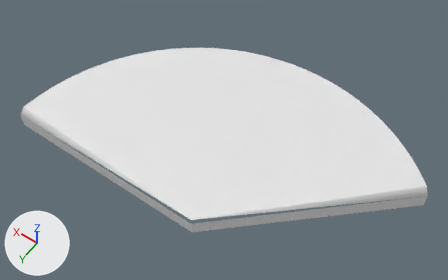
Renders of the OBJ model Assets/Models/Slice38.obj from each side of a commit.
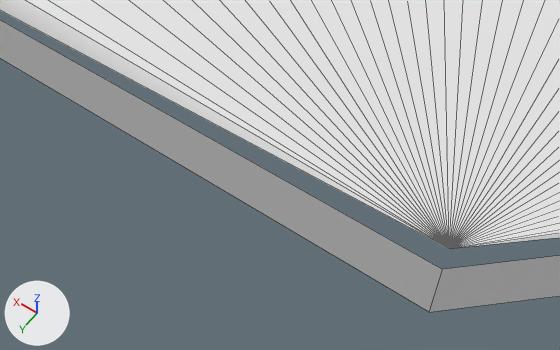
Old and new are each drawn whole from a 50 mm lens placed at (-0.861, 0.975, 2.179), pointed at (0.16, -0.455, -0.068) and again close up from a 50 mm lens placed at (-0.081, 0.332, 0.495), pointed at (0.137, 0.027, 0.016). Arrows for +X, +Y and +Z are at lower left; the lights stay in place. The close-ups show mesh edges as thin lines. Where no turn or scale is listed for an object, it has been applied to the vertices.

Objects in the first close-up: 'Slice38'.
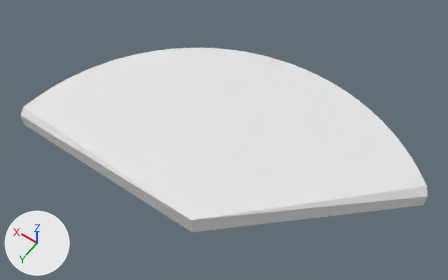
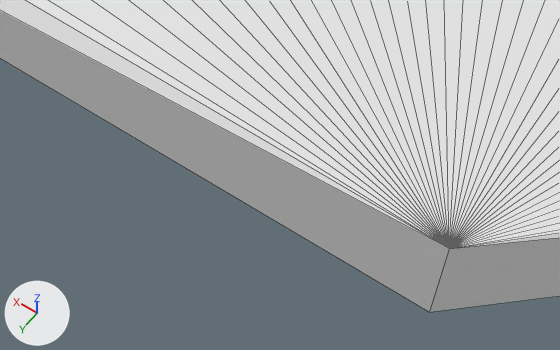
The change, as JSON lines over the scene's bpy script:
```json
{"block": "me_slice38", "where": "me_slice38.from_pydata(...)  # 46 vertices, 42 faces; spans x -0.73..1.0, y -1.0..0.0, z -0.1..0.0"}
{"block": "me_slice38", "where": "# used by ob_slice38; location = (0.0, 0.0, 0.0)"}
{"block": "me_slice38", "where": "# verts and faces of me_slice38; kept vertices keep their numbers, new ones are numbered from 46"}
{"block": "me_slice38", "where": "# before: 0 (0.0, 0.0, 0.0) at pixel (449, 248), 2 (1.0, 0.0, -0.03), 41 (-0.73, -0.68, -0.03), 42 (0.0, 0.0, -0.1) at pixel (429, 312), 43 (0.0, 0.0, -0.03) at pixel (442, 269)"}
{"block": "me_slice38", "where": "# before: 44 (1.0, 0.0, -0.1), 45 (-0.73, -0.68, -0.1)"}
{"block": "me_slice38", "change": "me_slice38 part 1"}
{"op": "add", "block": "me_slice38", "code": "delete_vertices([43])  # with the faces that use them"}
{"op": "add", "block": "me_slice38", "code": "faces += [(0, 2, 44, 42), (0, 42, 45, 41)]"}
```

What differs and where, as boxes (x1, y1, x2, y2) in the close-ups (560 x 350 px; the box of a moved part takes in the faces that stretch with it):
```json
{"part": 1, "of": "me_slice38", "change": "moved or reshaped", "before": [0, 20, 560, 312], "after": [0, 11, 560, 312]}
```
